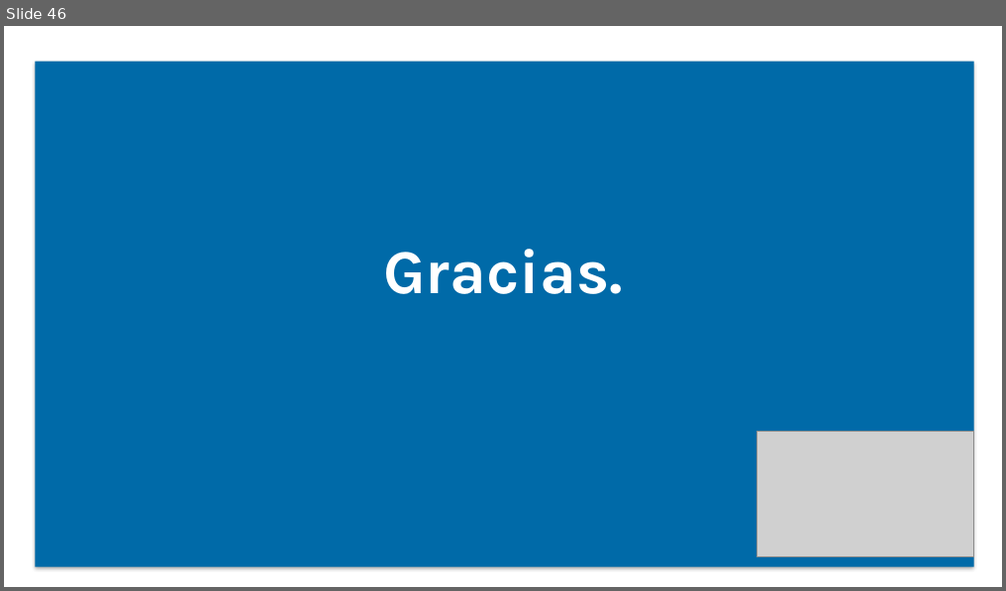
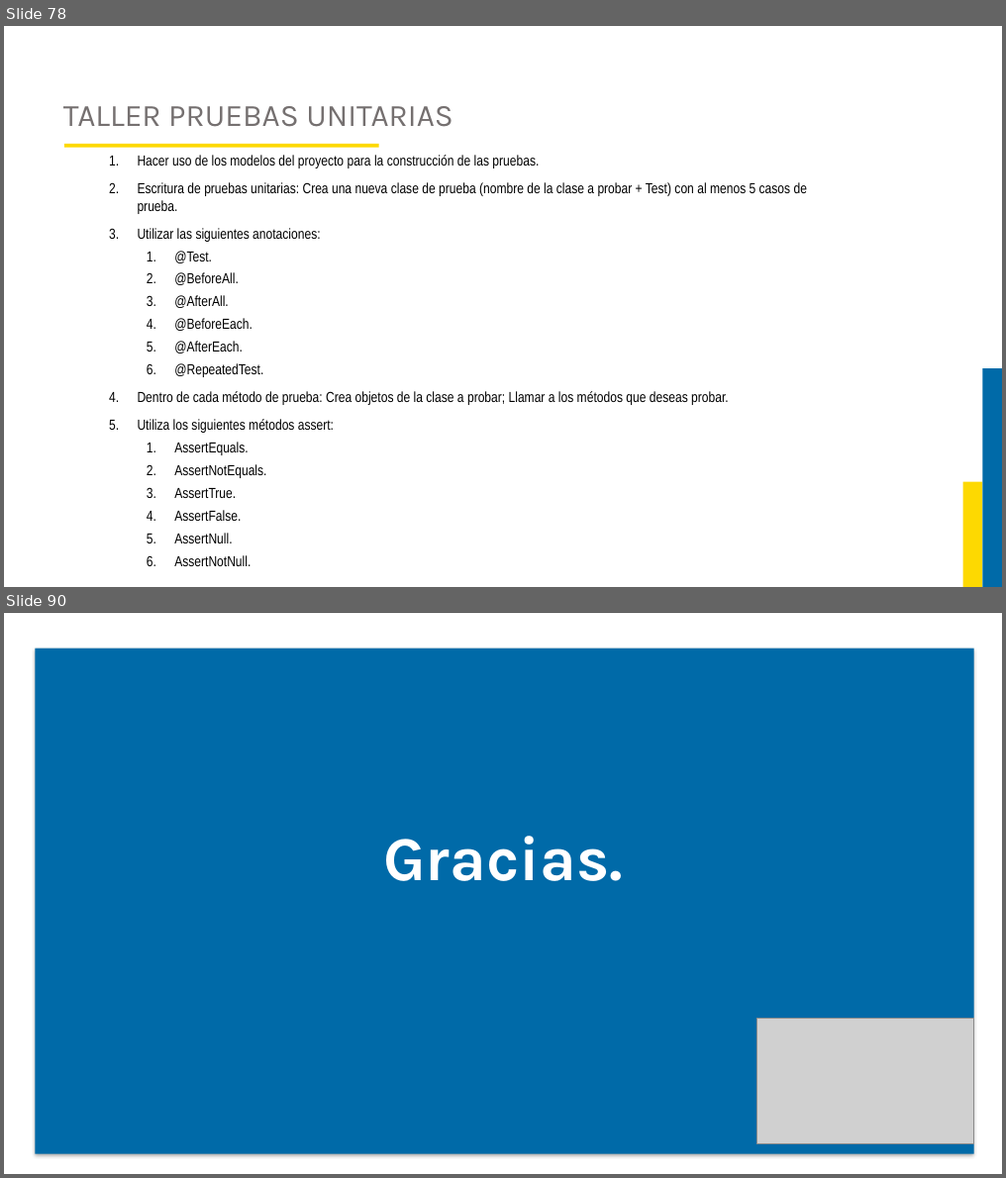
Before and after one commit to JorgeAlejandroAguirreGutierrez/proyecto-luis, a slide deck: Curso Ingenieria del Software 2/Diapositivas.pptx. Shown one above the other, each under a label of ours: slide 46 before the commit, slides 78 and 90 after it; the slides between them are not shown. The pictures are 1006x591 and 1006x1178 pixels, drawn with LibreOffice and Linux fonts; fonts in the diff are those of the drawing; grey boxes stand for pictures; background and template pictures are left out. Boxes give left, top, right and bottom in pixels: in the first picture for what was removed or moved away, otherwise in the second. Text is boxed around its words. In the diff, an @@ line names an element or a change of style, - is before the commit and + after.

```diff
--- a/Curso Ingenieria del Software 2/Diapositivas.pptx
+++ b/Curso Ingenieria del Software 2/Diapositivas.pptx
@@ slide 78 added at <box>4,26,1002,587</box>, background #FFFFFF @@
@@ title added at <box>63,106,453,127</box>, 30 pt, text #757070 @@
+TALLER PRUEBAS UNITARIAS
@@ rectangle added at <box>63,144,378,148</box>, fill #FDD901 @@
@@ text added at <box>138,155,807,567</box>, 14 pt, text #000000 @@
+1. Hacer uso de los modelos del proyecto para la construcción de las pruebas.
+2. Escritura de pruebas unitarias: Crea una nueva clase de prueba (nombre de la clase a probar + Test) con al menos 5 casos de prueba.
+3. Utilizar las siguientes anotaciones:
+  1. @Test.
+  2. @BeforeAll.
+  3. @AfterAll.
+  4. @BeforeEach.
+  5. @AfterEach.
+  6. @RepeatedTest.
+4. Dentro de cada método de prueba: Crea objetos de la clase a probar; Llamar a los métodos que deseas probar.
+5. Utiliza los siguientes métodos assert:
+  1. AssertEquals.
+  2. AssertNotEquals.
+  3. AssertTrue.
+  4. AssertFalse.
+  5. AssertNull.
+  6. AssertNotNull.
@@ rectangle added at <box>982,369,1002,587</box>, fill #006AA8 @@
@@ rectangle added at <box>963,482,982,587</box>, fill #FDD901 @@
@@ what was slide 46 is now slide 90 @@
```
Also in this commit, not shown: 1 slide changed, 43 other slides added, 1 other file.
